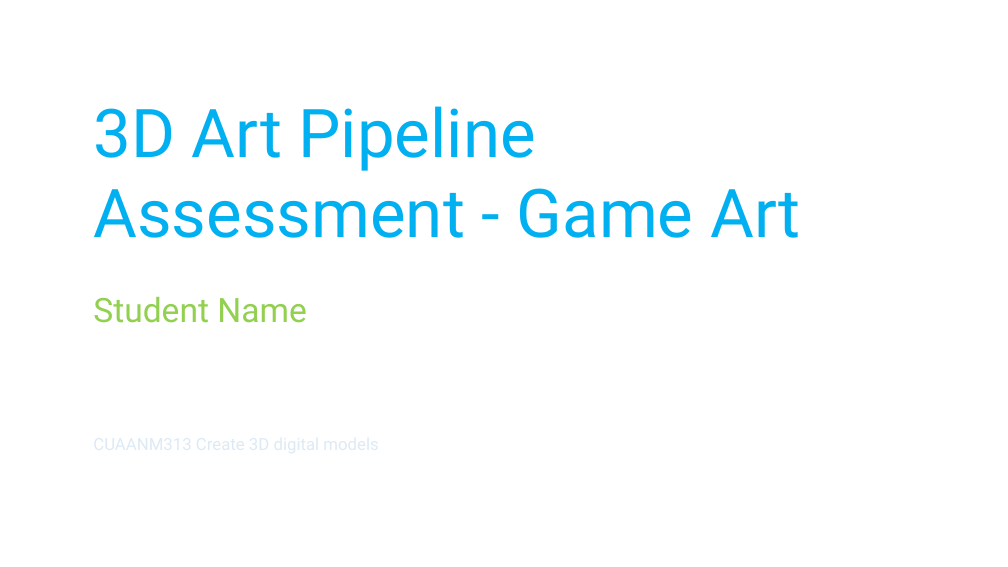
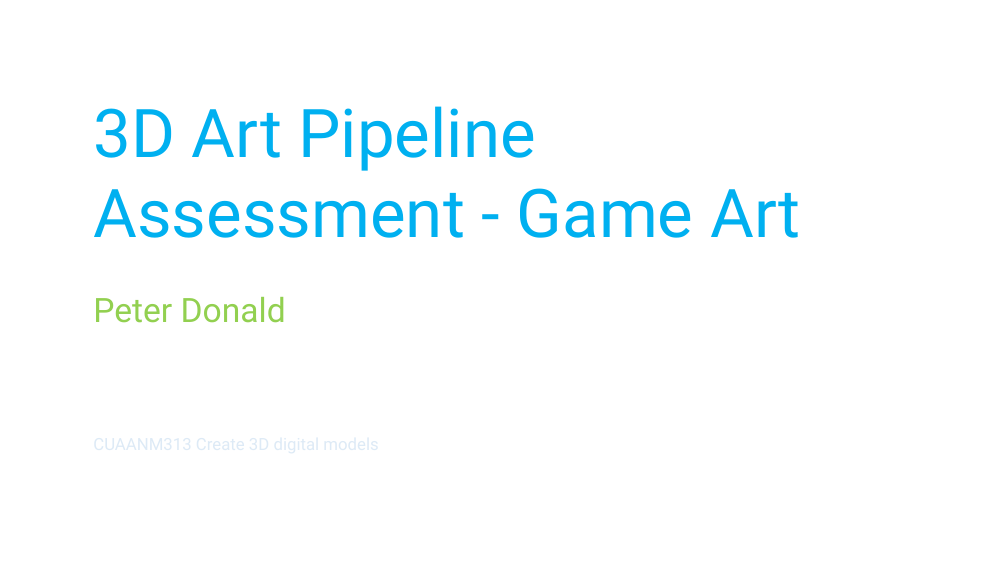
Before and after one commit to realityforge/aie_course, a slide deck: slide 1 of Assesment/3DArtPipeline_PeterDonald/3DArtPipeline_PeterDonald.pptx. Drawn at 1008x567 pixels with LibreOffice and Linux fonts; fonts in the diff are those of the drawing; background and template pictures are left out. Boxes give left, top, right and bottom in pixels: in the first picture for what was removed or moved away, otherwise in the second. Text is boxed around its words. In the diff, an @@ line names an element or a change of style, - is before the commit and + after.

```diff
--- a/Assesment/3DArtPipeline_PeterDonald/3DArtPipeline_PeterDonald.pptx
+++ b/Assesment/3DArtPipeline_PeterDonald/3DArtPipeline_PeterDonald.pptx
@@ subtitle at (93,297,286,323): text changed @@
-Student Name
+Peter Donald
```
Also in this commit, not shown: 3 other slides changed.
